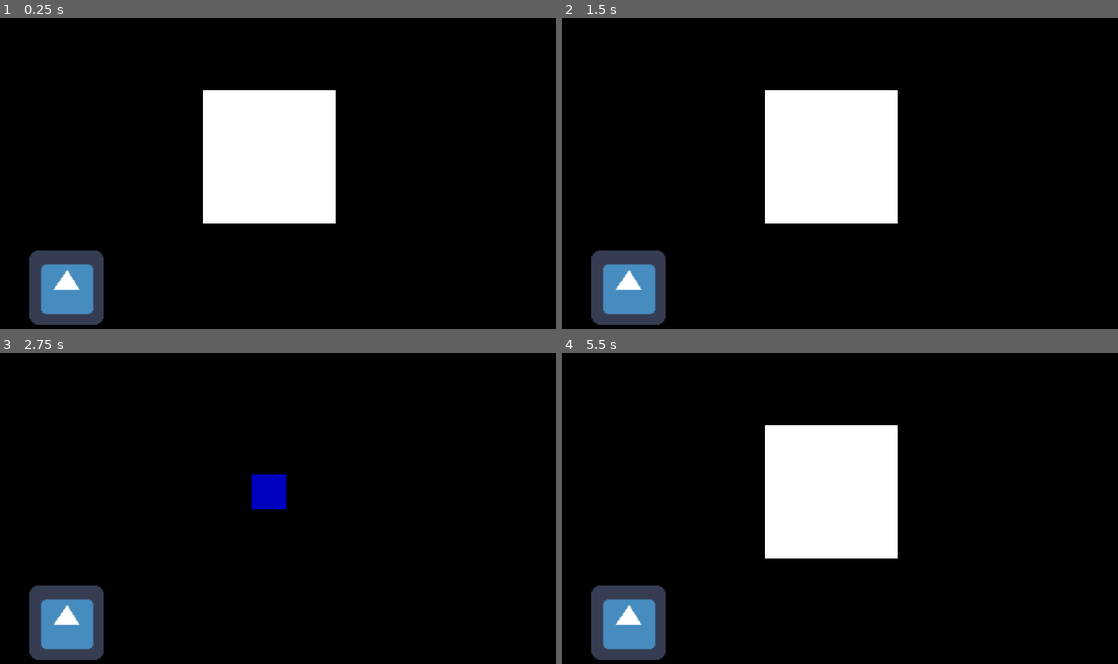
Above: before the commit, frames 1-4 (two rows, left to right).
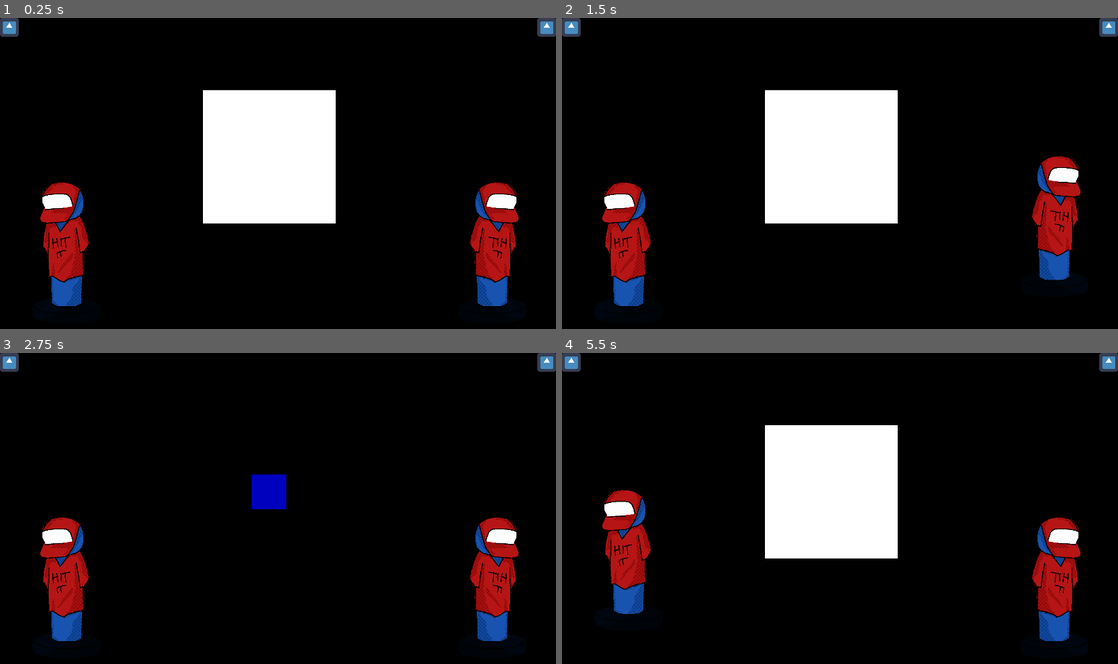
Above: after the commit, the same moments.

Repository: GamuxUnicamp/HIT_IT
Game: Godot game, scene res://scenes/Game.tscn
Same seed, same stepped clock (60 frames per second), same inputs: the game is played once before the commit and once after it. The engine's default icon, where the game draws it, is replaced by a stand-in: a white triangle on a blue panel in a dark square.
Inputs:
- Up to frame 1 (0.25 s): no input
- Up to frame 2 (1.5 s): tap Enter (ui_accept) at 0.5, 0.77, 1.07 s; tap S (espP1) at 0.6 s; tap Up (espP2) at 0.8, 1.35 s
- Up to frame 3 (2.75 s): tap Enter (ui_accept) at 1.52, 1.82 s; tap X (kickP1) at 1.55, 2.1 s; tap Right (kickP2) at 2.3 s
- Up to frame 4 (5.5 s): tap Right (kickP2) at 2.85 s; tap Enter (ui_accept) at 3.02, 3.32, 3.77, 4.07, 4.52, 4.55, 4.82 s; tap Z (punchP1) at 3.05, 3.6 s; tap Down (punchP2) at 3.8, 4.35 s; hold Enter (ui_accept) from 5.03 s (still down); tap S (espP1) at 5.3 s

The runs differ from the first frame. In frame 1, 7.4% of the frame differs, in the area x 0-100%, y 0-99%; in frame 2, 7.4%; in frame 3, 7.4%; in frame 4, 7.9%.

Commit message:
Branches sincronizadas

Diff:
--- a/scenes/Characters/Character.tscn
+++ b/scenes/Characters/Character.tscn
@@ -1,10 +1,10 @@
 [gd_scene load_steps=5 format=2]
 
 [ext_resource path="res://scripts/Character.gd" type="Script" id=1]
-[ext_resource path="res://icon.png" type="Texture" id=2]
+[ext_resource path="res://resource/sprites/sprite_dummie0.png" type="Texture" id=2]
 
 [sub_resource type="RectangleShape2D" id=1]
-extents = Vector2( 128, 128 )
+extents = Vector2( 120, 248 )
 
 [sub_resource type="SpriteFrames" id=2]
 animations = [ {
@@ -18,8 +18,8 @@
 script = ExtResource( 1 )
 
 [node name="Collision" type="CollisionShape2D" parent="."]
+position = Vector2( 0, 6.28 )
 shape = SubResource( 1 )
 
 [node name="AnimatedSprite" type="AnimatedSprite" parent="."]
-scale = Vector2( 4, 4 )
 frames = SubResource( 2 )
--- a/scenes/Game.tscn
+++ b/scenes/Game.tscn
@@ -1,9 +1,11 @@
-[gd_scene load_steps=5 format=2]
+[gd_scene load_steps=7 format=2]
 
 [ext_resource path="res://scripts/Game.gd" type="Script" id=1]
 [ext_resource path="res://scenes/Characters/Character.tscn" type="PackedScene" id=2]
 [ext_resource path="res://scenes/Floor.tscn" type="PackedScene" id=3]
-[ext_resource path="res://resource/MUSICA_SP.wav" type="AudioStream" id=4]
+[ext_resource path="res://resource/sound/MUSICA_SP.wav" type="AudioStream" id=4]
+[ext_resource path="res://scripts/GUI.gd" type="Script" id=5]
+[ext_resource path="res://icon.png" type="Texture" id=6]
 
 [node name="Game" type="Node2D"]
 script = ExtResource( 1 )
@@ -28,8 +30,12 @@
 margin_right = 990.0
 margin_bottom = 540.0
 
-[node name="Character" parent="." instance=ExtResource( 2 )]
-position = Vector2( 230, 920 )
+[node name="Player_1" parent="." instance=ExtResource( 2 )]
+position = Vector2( 230, 805 )
+
+[node name="Player_2" parent="." instance=ExtResource( 2 )]
+position = Vector2( 1700, 805 )
+index = 2
 
 [node name="Floor" parent="." instance=ExtResource( 3 )]
 position = Vector2( 1010, 1070 )
@@ -37,8 +43,42 @@
 [node name="SoundNodes" type="Node" parent="."]
 
 [node name="Rythm" type="AudioStreamPlayer2D" parent="SoundNodes"]
+visible = false
 
 [node name="Setback" type="AudioStreamPlayer2D" parent="SoundNodes"]
+visible = false
 
 [node name="Music" type="AudioStreamPlayer" parent="SoundNodes"]
 stream = ExtResource( 4 )
+
+[node name="GUI" type="MarginContainer" parent="."]
+margin_right = 1920.0
+margin_bottom = 100.0
+script = ExtResource( 5 )
+
+[node name="Lifebar_1" type="HBoxContainer" parent="GUI"]
+margin_right = 1920.0
+margin_bottom = 100.0
+
+[node name="TextureProgress" type="TextureProgress" parent="GUI/Lifebar_1"]
+margin_right = 64.0
+margin_bottom = 100.0
+step = 0.01
+value = 100.0
+texture_progress = ExtResource( 6 )
+
+[node name="Lifebar_2" type="HBoxContainer" parent="GUI"]
+margin_right = 1920.0
+margin_bottom = 100.0
+alignment = 2
+
+[node name="TextureProgress" type="TextureProgress" parent="GUI/Lifebar_2"]
+margin_left = 1856.0
+margin_right = 1920.0
+margin_bottom = 100.0
+step = 0.01
+value = 100.0
+texture_progress = ExtResource( 6 )
+fill_mode = 1
+
+[node name="Tween" type="Tween" parent="GUI"]
--- a/scripts/Character.gd
+++ b/scripts/Character.gd
@@ -1,11 +1,24 @@
 extends KinematicBody2D
 
 const GRAVITY = 500000
+export var jump_velocity = 80000
+var velocity = Vector2()
 
-var velocity = Vector2()
-export var jump_velocity = 80000
+export var index = 1
+var health = 100
+var mistake_damage = 10
+
+signal health_reduced
+signal died
 
 onready var game = get_parent()
+
+func _ready():
+	connect("health_reduced", game.get_node("GUI"), "update_health")
+	connect("died", game.get_node("GUI"), "player_died")
+
+	# Se for o jogador 2, inverter sua sprite
+	if index == 2: $AnimatedSprite.flip_h = true
 
 func _physics_process(delta):
 	# Gravidade do jogo
@@ -13,20 +26,35 @@
 	var motion = velocity * delta
 	motion = move_and_slide(motion, Vector2(0,-1))
 
-func _input(event):
-	# Fazer o personagem pular caso o jogador acerte
-	if event.is_action_pressed("ui_accept"):
-		if game.press_time:
-			if not game.p1_pressed:
-				print("HIT!")
-				game.p1_pressed = true
-				jump()
-			else:
-				print("NO!")
+func input():
+	# Sai da função se não apertar uma tecla relevante
+	if index == 1:
+		if not (Input.is_action_just_pressed("punchP1") or Input.is_action_just_pressed("kickP1") or Input.is_action_just_pressed("espP1")):
+			return
+	elif index == 2:
+		if not (Input.is_action_just_pressed("punchP2") or Input.is_action_just_pressed("kickP2") or Input.is_action_just_pressed("espP2")):
+			return
+
+	# Fazer o personagem pular caso o jogador acerte e receber dano caso erre
+	if game.press_time:
+		if not game.pressed[index-1]:
+			print(str(index) + ": HIT!")
+			game.pressed[index-1] = true
+			jump()
 		else:
-			print("NO!")
+			print(str(index) + ": NO!")
+			take_damage()
+	else:
+		print(str(index) + ": NO!")
+		take_damage()
 
 # Se o jogador estiver no chão, aplicar uma força vertical
 func jump():
 	if is_on_floor():
 		velocity.y = -jump_velocity
+
+func take_damage():
+	health -= mistake_damage
+	emit_signal("health_reduced", health, index)
+	if health <= 0:
+		emit_signal("died", index)
--- /dev/null
+++ b/scripts/GUI.gd
@@ -0,0 +1,31 @@
+extends MarginContainer
+
+var animated_health_1 = 100
+var animated_health_2 = 100
+
+onready var lifebar = [$Lifebar_1/TextureProgress, $Lifebar_2/TextureProgress]
+onready var tween = $Tween
+
+# warning-ignore:unused_argument
+func _process(delta):
+	# Retorna se não precisar ser atualizado
+	if not tween.is_active(): return
+
+	# Atualiza a cada frame a vida dos jogadores
+	lifebar[0].value = animated_health_1
+	lifebar[1].value = animated_health_2
+
+# Atualiza o valor barra de vida
+func update_health(new_health, player):
+	# Altera a vida do respectivo jogador
+	if player == 1:
+		tween.interpolate_property(self, "animated_health_1", animated_health_1, new_health, 0.5, tween.TRANS_LINEAR, Tween.EASE_IN)
+	elif player == 2:
+		tween.interpolate_property(self, "animated_health_2", animated_health_2, new_health, 0.5, tween.TRANS_LINEAR, Tween.EASE_IN)
+
+	# Começa a animação da vida
+	tween.start()
+
+
+func player_died(index):
+	get_tree().quit()
--- a/scripts/Game.gd
+++ b/scripts/Game.gd
@@ -10,8 +10,9 @@
 var game_time = 0
 
 var press_time = false
-var p1_pressed = false
-var p2_pressed = false
+var pressed = [false,false]
+
+onready var p = [$Player_1, $Player_2]
 
 func _ready():
 	# Definir e adicionar estilos (cores) para os painéis
@@ -34,6 +35,10 @@
 func _process(delta):
 	game_time += delta # Relógio do jogo
 	rythm_update() # Atualiza o ritmo do jogo
+
+	# Checa se os jogadores pressionaram um botão
+	p[0].input()
+	p[1].input()
 
 func rythm_update():
 	# Porcentagem entre uma batida e outra
@@ -60,8 +65,7 @@
 	else:
 		# Reiniciar objetos para a próxima batida
 		press_time = false
-		p1_pressed = false
-		p2_pressed = false
+		pressed = [false, false]
 		rythm_sound_node.show()
 		setback_sound_node.show()
 
Not shown, removed: resource/MUSICA_SP.wav.import
Not shown, removed: resource/beep.wav.import
Not shown, removed: resource/click.wav.import
Not shown, added: resource/sound/MUSICA_SP.wav.import
Not shown, added: resource/sound/beep.wav.import
Not shown, added: resource/sound/click.wav.import
Binary file added: resource/sprites/sprite_dummie0.png
Not shown, added: resource/sprites/sprite_dummie0.png.import
Not shown, changed: resource/MUSICA_SP.wav
Not shown, removed: resource/beep.wav
Not shown, removed: resource/click.wav
Not shown, added: resource/sound/MUSICA_SP.wav
(and 3 more such lines)
